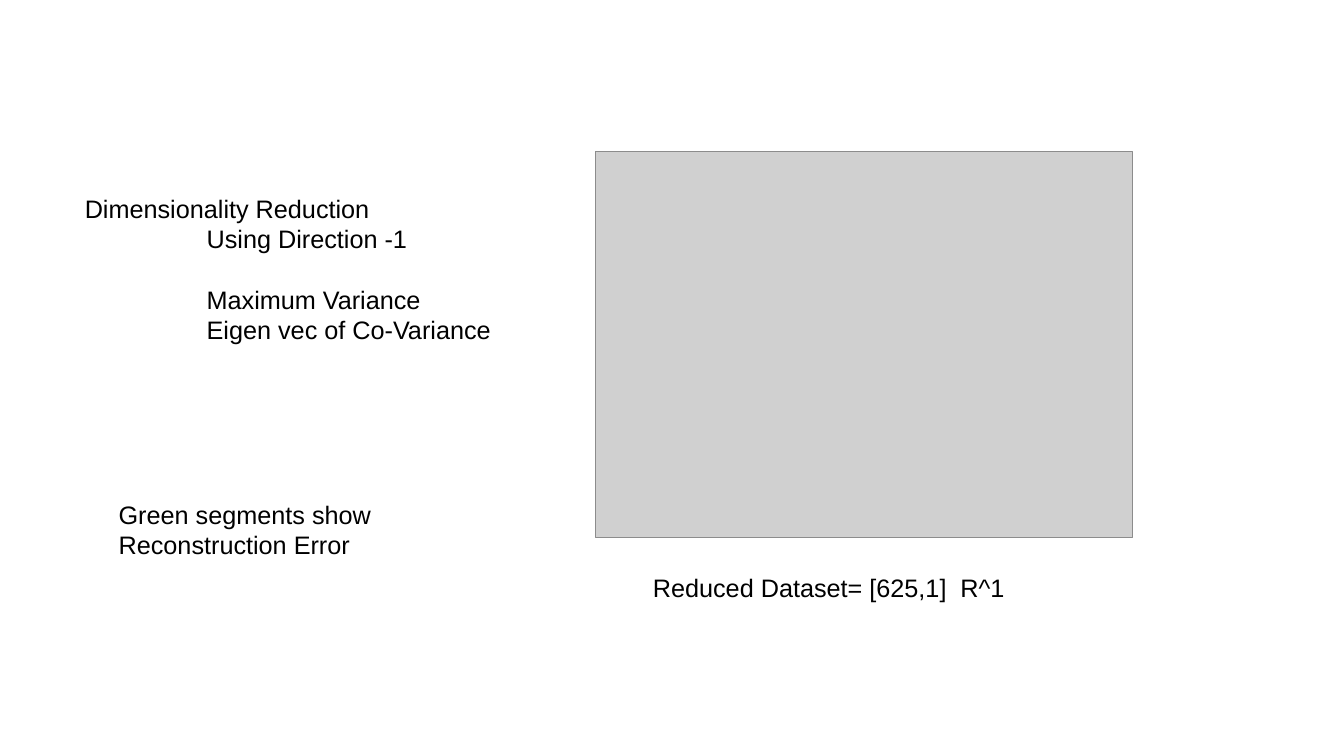
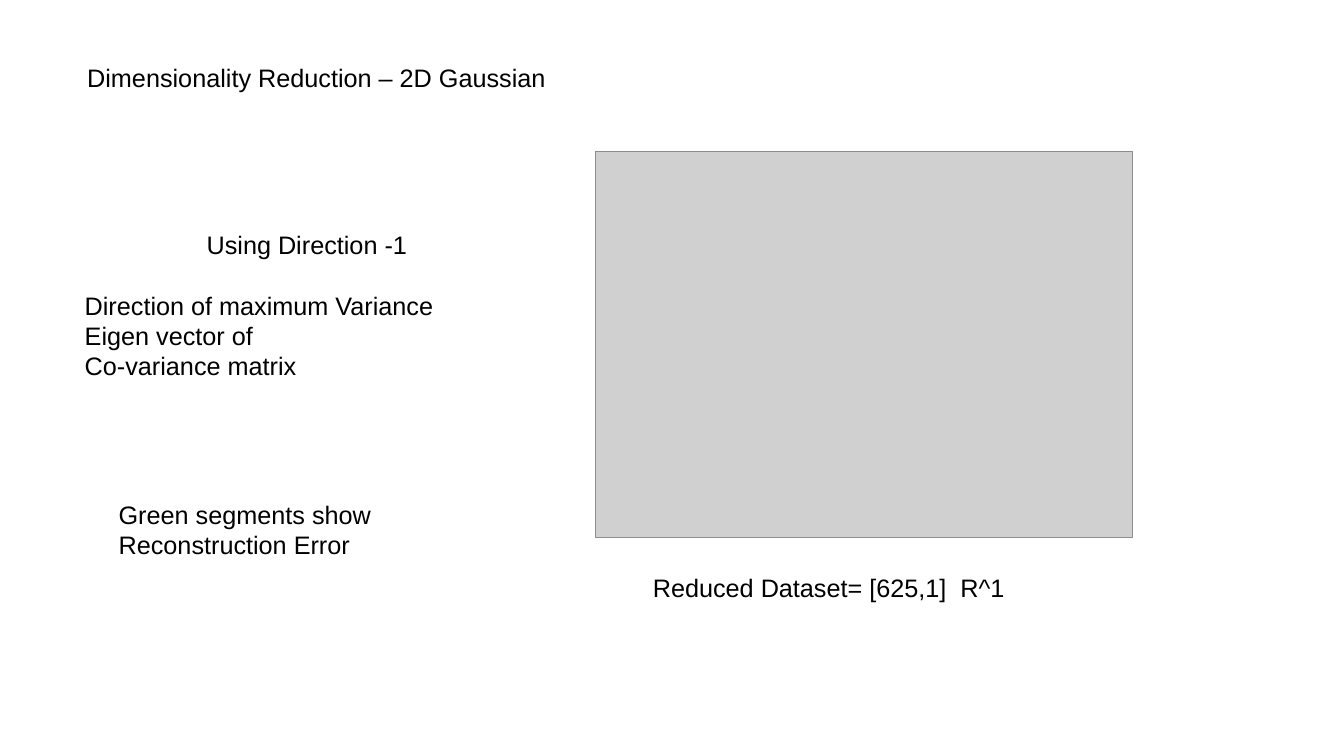
Before and after one commit to kulkarnisp/dim-red, a slide deck: slide 3 of backups/present/dimRed.pptx. Drawn at 1344x756 pixels with LibreOffice and Linux fonts; fonts in the diff are those of the drawing; grey boxes stand for pictures. Boxes give left, top, right and bottom in pixels: in the first picture for what was removed or moved away, otherwise in the second. Text is boxed around its words. In the diff, an @@ line names an element or a change of style, - is before the commit and + after.

```diff
--- a/backups/present/dimRed.pptx
+++ b/backups/present/dimRed.pptx
@@ text added at [87,68,546,92], 14.9 pt, text #000000 @@
+Dimensionality Reduction – 2D Gaussian
@@ text at [85,199,370,223]: paragraph removed @@
-Dimensionality Reduction
@@ text at [85,296,433,376]: text changed @@
-Maximum Variance
-Eigen vec of Co-Variance
+Direction of maximum Variance
+Eigen vector of
+Co-variance matrix
```
Also in this commit, not shown: 7 other slides changed, 11 slides added, 6 slides removed, 10 other files.
